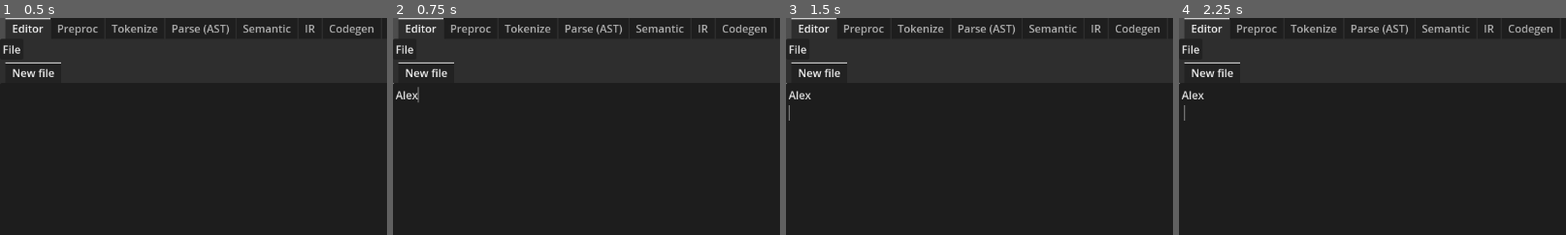
Above: before the commit, frames 1-4 (left to right).
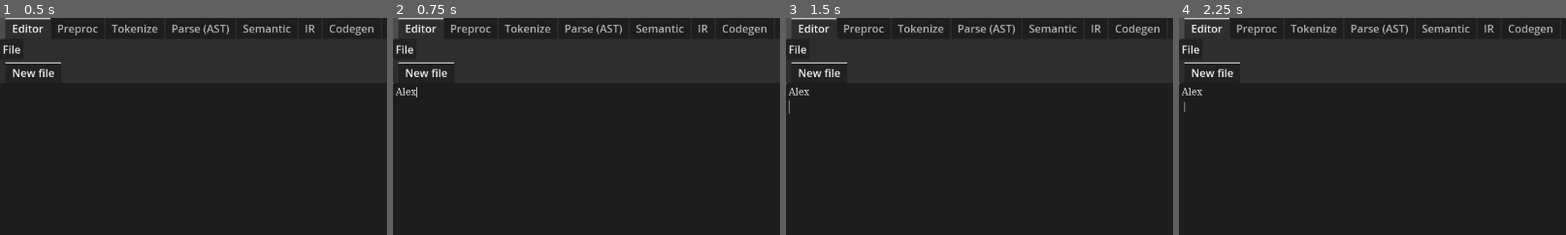
Above: after the commit, the same moments.

Repository: Zondartul/LazyCompGUI
Game: Godot game, scene res://res/ui/main.tscn
Two runs of this game, one before a commit and one after it. Both use one fixed random seed, a clock stepped at 60 frames per second and the inputs below.
Inputs (mouse positions are % of the whole screen's width and height, from its top left):
- Up to frame 1 (0.5 s): no input
- Up to frame 2 (0.75 s): click (50, 57) at 0.52 s; type "Alex" at 0.6 s
- Up to frame 3 (1.5 s): tap Enter at 1.25 s
- Up to frame 4 (2.25 s): tap Space at 2 s
The pictures show only the part of the screen within x 0-50%, y 0-50%; the shares and areas given below are measured in that part.

Frame 1 is identical in both runs. In frame 2, 0.2% of the frame differs, in the area x 0-7%, y 31-39%; in frame 3, 0.2%; in frame 4, 0.2%.

Commit message:
added VSCode syntax highlighting

Diff:
--- /dev/null
+++ b/res/resource/code_highlighter_c.tres
@@ -0,0 +1,7 @@
+[gd_resource type="CodeHighlighter" format=3 uid="uid://dycssjw6ca664"]
+
+[resource]
+number_color = Color(0.473, 1, 0.38, 1)
+symbol_color = Color(0.817521, 0.817521, 0.817521, 1)
+function_color = Color(0.4186, 0.83629, 0.91, 1)
+member_variable_color = Color(0.741385, 0.741385, 0.741385, 1)
--- a/res/ui/editor_file_panel.gd
+++ b/res/ui/editor_file_panel.gd
@@ -1,6 +1,43 @@
 extends Control
 
 var file_handle = null;
+
+func _ready():
+	$TextEdit.syntax_highlighter = make_syntax_highlighter();
+
+func make_syntax_highlighter():
+	#var HL:CodeHighlighter = $TextEdit.syntax_highlighter;
+	var HL:CodeHighlighter = CodeHighlighter.new()
+
+	var col_normal = Color.from_string("9cdcfe", Color.BLACK); #Color.SKY_BLUE;
+	var col_number = Color.LIGHT_GREEN;
+	var col_keywords = Color.from_string("c586c0", Color.BLACK);#Color.REBECCA_PURPLE;
+	var col_types = Color.from_string("569cd6", Color.BLACK);#Color.ROYAL_BLUE;
+	var col_strings = Color.from_string("da8355", Color.BLACK);#Color.INDIAN_RED;
+	var col_comments = Color.from_string("688e54", Color.BLACK);#Color.WEB_GREEN;
+	var col_function = Color.from_string("dcdcaa", Color.BLACK);#Color.WHEAT;
+	var col_escape = col_normal;
+	var col_error = Color.RED;
+	HL.symbol_color = col_normal;
+	HL.number_color = col_number;
+	HL.function_color = col_function;
+	HL.member_variable_color = col_normal;
+
+	HL.add_color_region("//", "", col_comments, true);
+	HL.add_color_region("/*", "*/", col_comments);
+	HL.add_color_region("\"", "\"", col_strings);
+	HL.add_color_region("#", " ", col_keywords);
+	var keywords = ["include", "return", "class", "varargs", "asm", "end", "if", "else", "elseif", "while", "for"];
+	var escape_chars = ["%s", "%c", "%d", "\\n", "\\r", "\\0", "\\b", "\\t", "\\\\"];
+
+	var types = ["int", "float", "char", "void", "string"];
+	for w in keywords:		HL.add_keyword_color(w, col_keywords);
+	for w in types:			HL.add_keyword_color(w, col_types);
+
+	HL.add_keyword_color("%", col_error);
+	HL.add_keyword_color("\\", col_error);
+	for w in escape_chars:	HL.add_keyword_color(w, col_escape);
+	return HL;
 
 func reload():
 	assert(file_handle);
--- a/res/ui/editor_file_panel.tscn
+++ b/res/ui/editor_file_panel.tscn
@@ -1,6 +1,14 @@
-[gd_scene load_steps=2 format=3 uid="uid://cbe7pjlb5by3h"]
+[gd_scene load_steps=5 format=3 uid="uid://cbe7pjlb5by3h"]
 
 [ext_resource type="Script" path="res://res/ui/editor_file_panel.gd" id="1_7h1cs"]
+[ext_resource type="CodeHighlighter" uid="uid://dycssjw6ca664" path="res://res/resource/code_highlighter_c.tres" id="2_37fj7"]
+
+[sub_resource type="SystemFont" id="SystemFont_bo6mj"]
+font_names = PackedStringArray("Courier New")
+
+[sub_resource type="SystemFont" id="SystemFont_nwxbh"]
+fallbacks = Array[Font]([SubResource("SystemFont_bo6mj")])
+font_names = PackedStringArray("Monospace")
 
 [node name="new_file" type="Control"]
 layout_mode = 3
@@ -19,3 +27,7 @@
 anchor_bottom = 1.0
 grow_horizontal = 2
 grow_vertical = 2
+theme_override_constants/line_spacing = 2
+theme_override_fonts/font = SubResource("SystemFont_nwxbh")
+theme_override_font_sizes/font_size = 14
+syntax_highlighter = ExtResource("2_37fj7")
